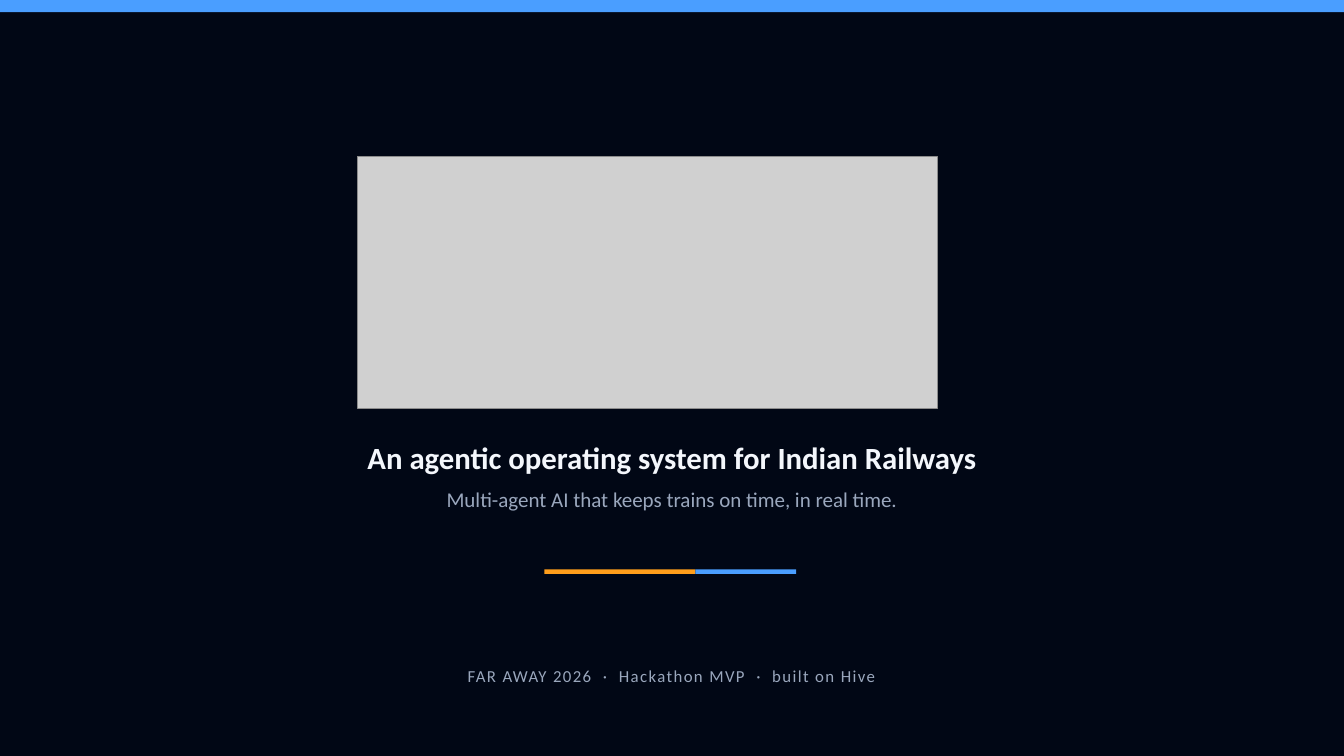
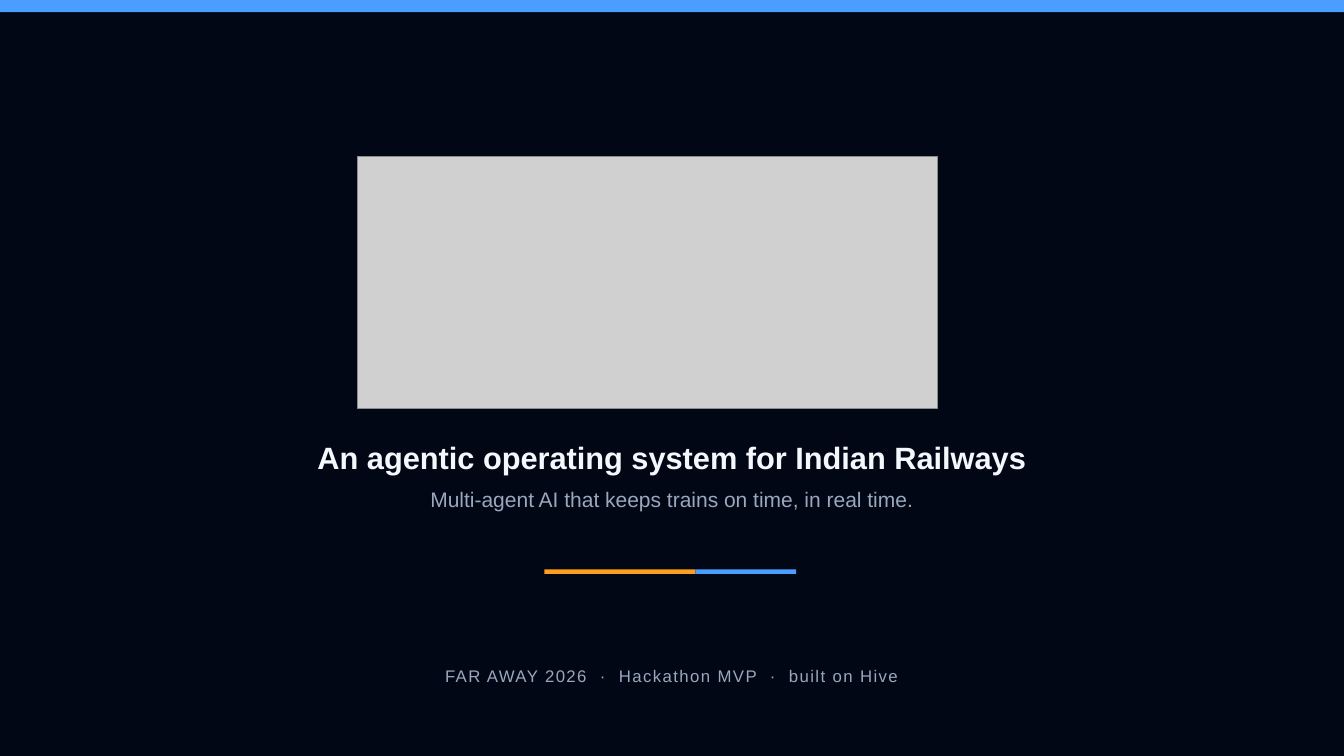
Before and after one commit to chiruu12/railmind, a slide deck: slide 1 of docs/Rail_Saarthi_Pitch.pptx. Drawn at 1344x756 pixels with LibreOffice and Linux fonts; fonts in the diff are those of the drawing; grey boxes stand for pictures. Boxes give left, top, right and bottom in pixels: in the first picture for what was removed or moved away, otherwise in the second. Text is boxed around its words. In the diff, an @@ line names an element or a change of style, - is before the commit and + after.

```diff
--- a/docs/Rail_Saarthi_Pitch.pptx
+++ b/docs/Rail_Saarthi_Pitch.pptx
@@ text "An agentic operating system for ..." at bbox=[317, 446, 1026, 512]: font Calibri to Arial @@
@@ text "FAR AWAY 2026 · Hackathon ..." at bbox=[445, 670, 898, 682]: font Calibri to Arial @@
```
Also in this commit, not shown: 7 other slides changed, 1 slide added, 2 other files.
